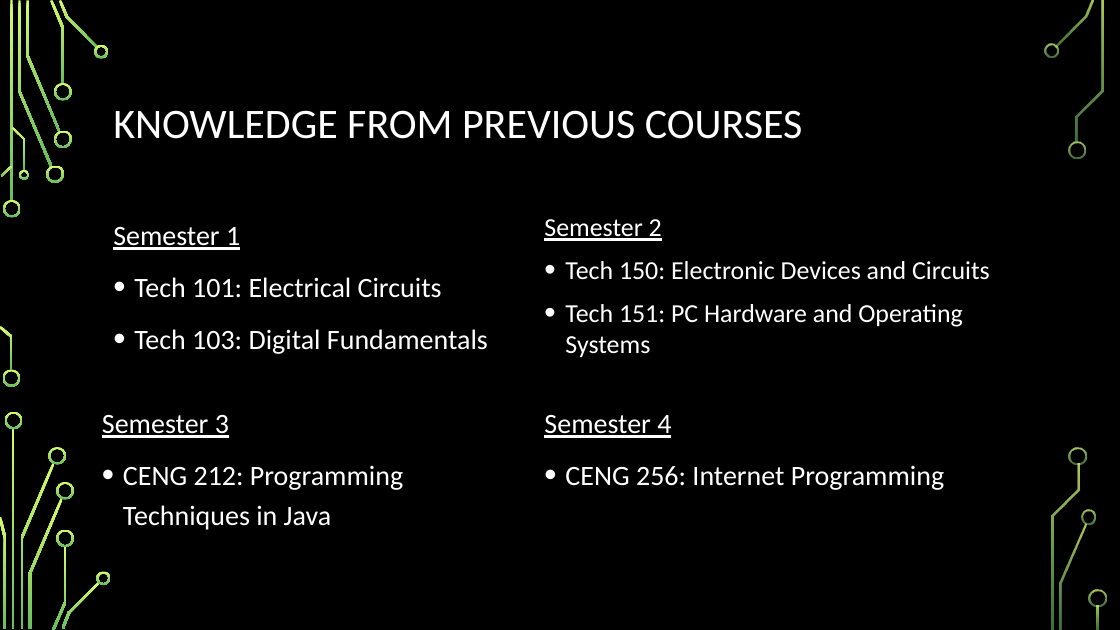
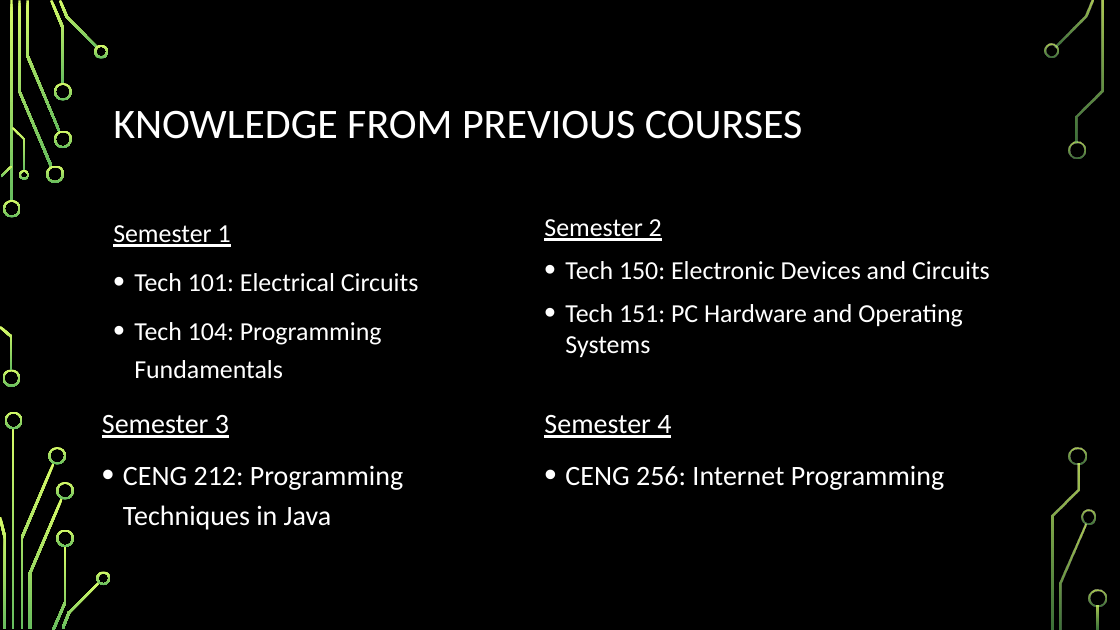
Before and after one commit to Masoud647/Masoud647.github.io, a slide deck: slide 6 of Documents/Ceng 317 Powerpoint Presentation.pptx. Drawn at 1120x630 pixels with LibreOffice and Linux fonts; fonts in the diff are those of the drawing; background and template pictures are left out. Boxes give left, top, right and bottom in pixels: in the first picture for what was removed or moved away, otherwise in the second. Text is boxed around its words. In the diff, an @@ line names an element or a change of style, - is before the commit and + after.

```diff
--- a/Documents/Ceng 317 Powerpoint Presentation.pptx
+++ b/Documents/Ceng 317 Powerpoint Presentation.pptx
@@ text at [113, 225, 419, 292]: size 24 to 22.2 pt in "Semester 1", "Tech 101: Electrical Circuits" @@
@@ text at [134, 322, 382, 379]: text changed; size 24 to 22.2 pt @@
-• Tech 103: Digital Fundamentals
+• Tech 104: Programming Fundamentals
```
